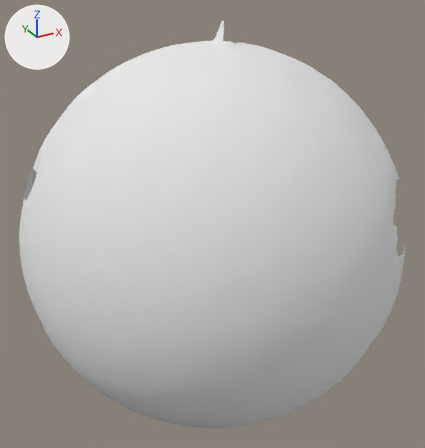
Two versions of the OBJ model res/pendulum_horizontal/Pendulum_horizontal.000171.obj, one commit apart.
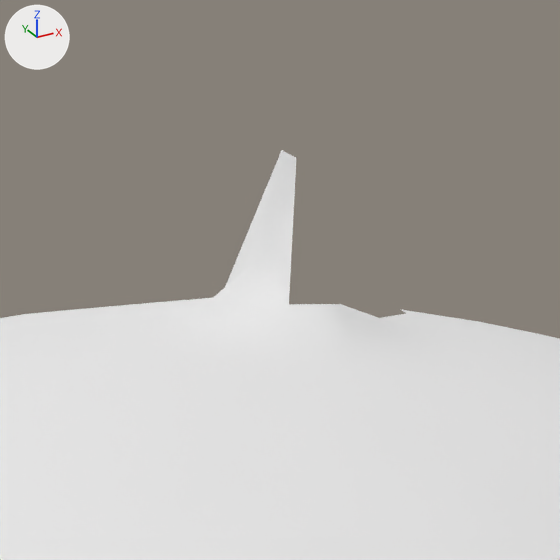
The first picture shows the older version from a 50 mm lens placed at (-28.4, -196.5, 165.0), pointed at (167.2, 159.2, -12.9). The close-ups show both versions on the part from 43% to 61% of the width and 0% to 17% of the height of that picture. The axes (+X, +Y, +Z) are drawn at upper left. The lights are the same throughout. Where no turn or scale is listed for an object, it has been applied to the vertices.

Objects in the first close-up: 'Pendulum_horizontal.000171'.
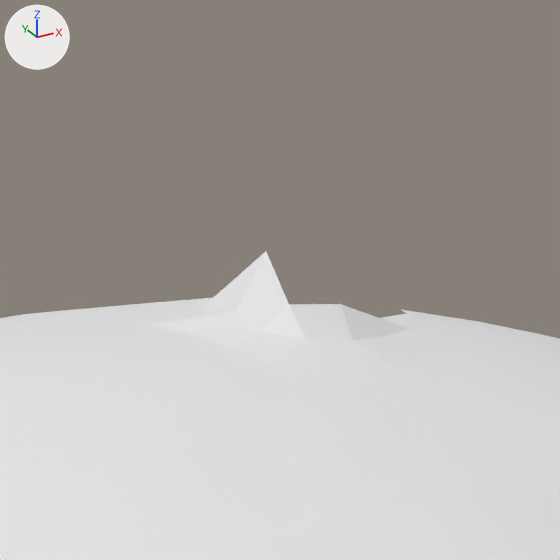
The edits, one by one:
me_pendulum_horizontal_000171 has 4921 vertices, 9752 faces and spans x 32.0..305.0, y 34.0..271.0, z -179.0..130.0.
me_pendulum_horizontal_000171 is used by ob_pendulum_horizontal_000171; location (0.0, 0.0, 0.0).
Verts and faces of me_pendulum_horizontal_000171; kept vertices keep their numbers, new ones are numbered from 4921.
Before the commit, vertices of me_pendulum_horizontal_000171: 4659 (186.0, 191.0, 116.0), 4665 (180.0, 168.0, 117.0) at pixel (288, 304), 4867 (183.0, 177.0, 121.0) at pixel (266, 250), 4868 (184.0, 173.0, 130.0) at pixel (296, 157), 4869 (187.0, 181.0, 130.0) at pixel (281, 149).
me_pendulum_horizontal_000171 no longer uses material mat_pendulum_horizontal_000171 (white #e7e7e7).
Part 1, on me_pendulum_horizontal_000171:
Vertices deleted: 4868, 4869 (with the faces that use them).

Changed parts and their boxes [x1, y1, x2, y2] in the close-ups (560 x 560 px):
'Pendulum_horizontal.000171', reshaped: before [0, 150, 560, 560]; after [0, 251, 560, 560]
part 1 of me_pendulum_horizontal_000171, deleted: before [225, 150, 297, 303]
